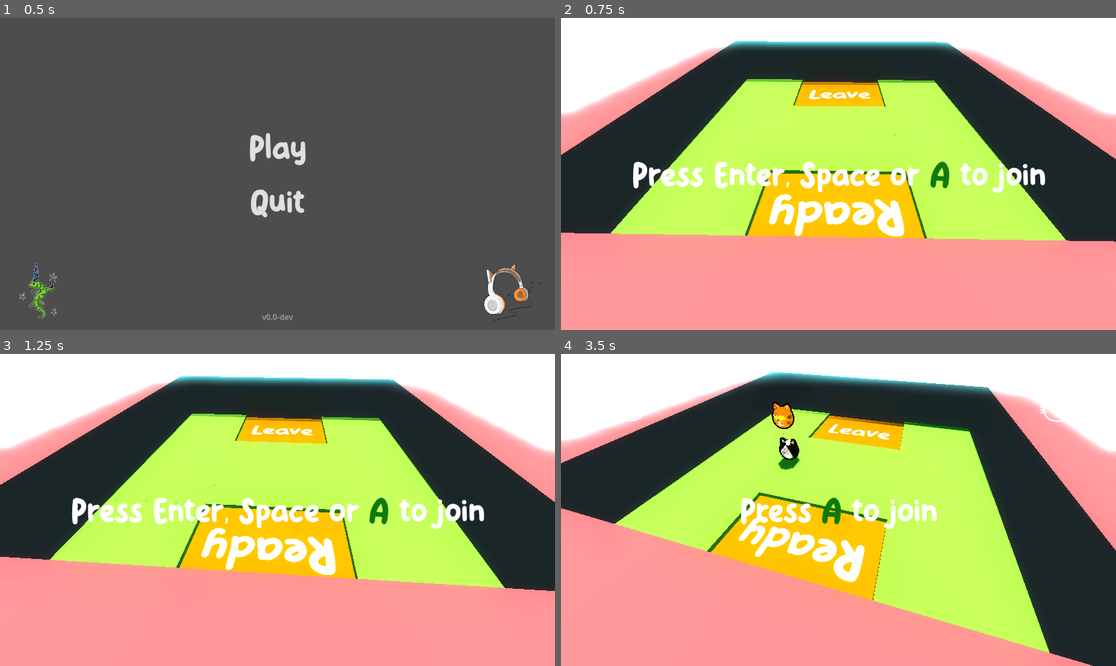
Above: before the commit, frames 1-4 (two rows, left to right).
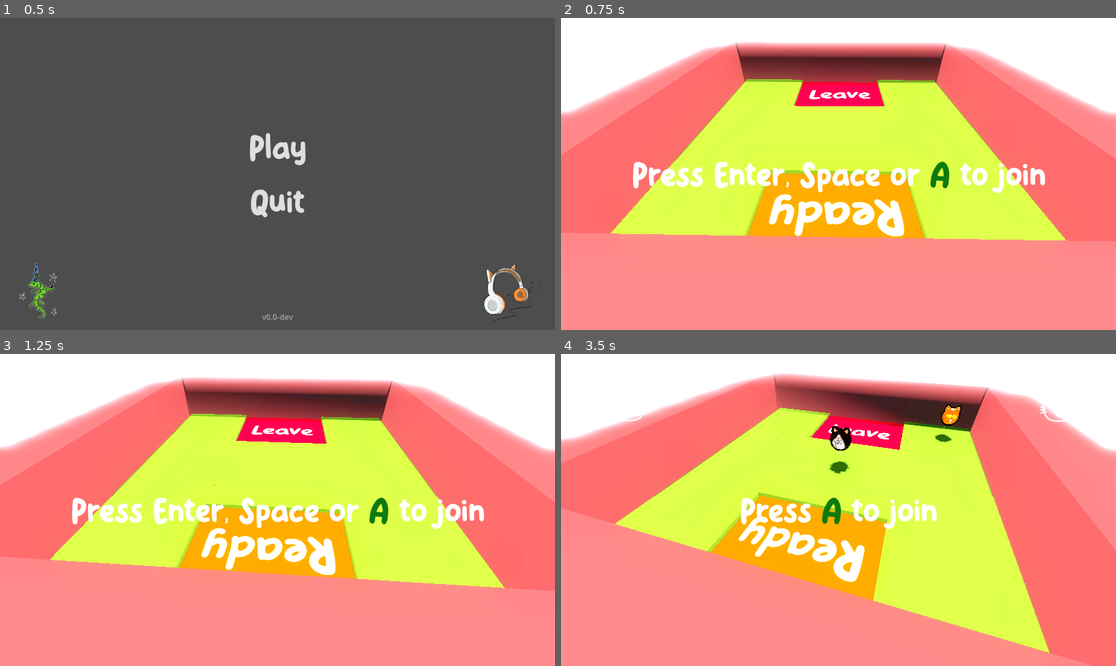
Above: after the commit, the same moments.

Repository: HedgeLizards/ggj24
Game: Godot game, scene res://scenes/start.tscn
Same seed, same stepped clock (60 frames per second), same inputs: the game is played once before the commit and once after it. Sound files missing from this copy of the repository are replaced by a short silence.
Inputs (mouse positions are in pixels of both pictures, inside the frame that each line leads up to):
- Up to frame 1 (0.5 s): no input
- Up to frame 2 (0.75 s): click "Play" at 0.5 s
- Up to frame 3 (1.25 s): no input
- Up to frame 4 (3.5 s): tap Enter (join_1) at 1.25, 2.1 s; move the mouse to (960, 494) at 1.27 s; tap Space (join_0) at 1.35 s; move the mouse to (727, 525) at 2.02 s; move the mouse to (894, 441) at 2.77 s; tap M at 2.85 s

Frame 1 is identical in both runs. In frame 2, 34% of the frame differs, in the area x 0-100%, y 7-72%; in frame 3, 34%; in frame 4, 39%, in the area x 0-100%, y 5-100%.

Commit message:
Textures

Diff:
--- /dev/null
+++ b/art/Textures/Levelcolors/ground.tres
@@ -0,0 +1,6 @@
+[gd_resource type="StandardMaterial3D" format=3 uid="uid://b4rkfiuoff2m5"]
+
+[resource]
+diffuse_mode = 3
+specular_mode = 1
+albedo_color = Color(0.513115, 0.533138, 0.216995, 1)
--- /dev/null
+++ b/art/Textures/Levelcolors/select.tres
@@ -0,0 +1,11 @@
+[gd_resource type="QuadMesh" load_steps=2 format=3 uid="uid://d3mtsfy8brl2c"]
+
+[sub_resource type="StandardMaterial3D" id="StandardMaterial3D_qgh0g"]
+diffuse_mode = 3
+specular_mode = 1
+albedo_color = Color(0.784314, 0.34902, 0, 1)
+
+[resource]
+material = SubResource("StandardMaterial3D_qgh0g")
+size = Vector2(32, 32)
+orientation = 1
--- /dev/null
+++ b/art/Textures/Levelcolors/wall.tres
@@ -0,0 +1,6 @@
+[gd_resource type="StandardMaterial3D" format=3 uid="uid://csf5w5n6wn7f"]
+
+[resource]
+diffuse_mode = 3
+specular_mode = 1
+albedo_color = Color(0.690196, 0.309804, 0.309804, 1)
--- /dev/null
+++ b/art/Textures/Levelcolors/wood.tres
@@ -0,0 +1,6 @@
+[gd_resource type="StandardMaterial3D" format=3 uid="uid://df7bxhyrup31q"]
+
+[resource]
+diffuse_mode = 3
+specular_mode = 1
+albedo_color = Color(0.6, 0.2818, 0.084, 1)
--- a/art/Textures/water.tres
+++ b/art/Textures/water.tres
@@ -2,5 +2,7 @@
 
 [resource]
 cull_mode = 2
+diffuse_mode = 3
+specular_mode = 1
 albedo_color = Color(0.207843, 0.54902, 1, 1)
 use_particle_trails = true
--- a/scenes/catnip_box.tscn
+++ b/scenes/catnip_box.tscn
@@ -9,9 +9,12 @@
 size = Vector3(4, 4, 4)
 
 [sub_resource type="StandardMaterial3D" id="StandardMaterial3D_ai2xm"]
+diffuse_mode = 3
+specular_mode = 1
 albedo_texture = ExtResource("2_t67nh")
 
 [sub_resource type="BoxMesh" id="BoxMesh_linu2"]
+lightmap_size_hint = Vector2i(44, 66)
 material = SubResource("StandardMaterial3D_ai2xm")
 size = Vector3(4, 4, 4)
 subdivide_width = 2
--- a/scenes/ground.tscn
+++ b/scenes/ground.tscn
@@ -1,12 +1,12 @@
 [gd_scene load_steps=4 format=3 uid="uid://bulwrisqfjkqe"]
 
-[ext_resource type="Material" uid="uid://dganwa628yu2f" path="res://art/Textures/ground.tres" id="1_sjyhg"]
+[ext_resource type="Material" uid="uid://b4rkfiuoff2m5" path="res://art/Textures/Levelcolors/ground.tres" id="1_xuga0"]
 
 [sub_resource type="BoxShape3D" id="BoxShape3D_bucuf"]
 size = Vector3(16, 8, 16)
 
 [sub_resource type="BoxMesh" id="BoxMesh_4ntsr"]
-material = ExtResource("1_sjyhg")
+material = ExtResource("1_xuga0")
 size = Vector3(16, 8, 16)
 
 [node name="Ground" type="StaticBody3D"]
--- a/scenes/levels/lobby.tscn
+++ b/scenes/levels/lobby.tscn
@@ -1,26 +1,19 @@
-[gd_scene load_steps=11 format=3 uid="uid://cie6lckxrpqvu"]
+[gd_scene load_steps=10 format=3 uid="uid://cie6lckxrpqvu"]
 
 [ext_resource type="PackedScene" uid="uid://bulwrisqfjkqe" path="res://scenes/ground.tscn" id="1_fuhqo"]
 [ext_resource type="Script" path="res://code/lobby.gd" id="1_uqge3"]
+[ext_resource type="QuadMesh" uid="uid://d3mtsfy8brl2c" path="res://art/Textures/Levelcolors/select.tres" id="2_f7twx"]
 [ext_resource type="PackedScene" uid="uid://cnv26p3l18vqd" path="res://scenes/wall.tscn" id="2_smbfl"]
 [ext_resource type="FontFile" uid="uid://d322quqpvquoi" path="res://fonts/KiddosyfreeRegular-GOEag.otf" id="3_bxpwo"]
 
 [sub_resource type="BoxShape3D" id="BoxShape3D_fy3gt"]
 size = Vector3(32, 2, 32)
 
-[sub_resource type="StandardMaterial3D" id="StandardMaterial3D_qgh0g"]
-albedo_color = Color(0.752941, 0.376471, 0, 1)
-
-[sub_resource type="QuadMesh" id="QuadMesh_7pwrj"]
-material = SubResource("StandardMaterial3D_qgh0g")
-size = Vector2(32, 32)
-orientation = 1
-
 [sub_resource type="BoxShape3D" id="BoxShape3D_b26vh"]
 size = Vector3(32, 1, 32)
 
 [sub_resource type="StandardMaterial3D" id="StandardMaterial3D_ypoh0"]
-albedo_color = Color(0.768627, 0.360784, 0, 1)
+albedo_color = Color(0.921569, 0, 0.2, 1)
 
 [sub_resource type="QuadMesh" id="QuadMesh_pdgjw"]
 material = SubResource("StandardMaterial3D_ypoh0")
@@ -33,22 +26,25 @@
 [node name="Spawns" type="Node3D" parent="."]
 
 [node name="Node3D" type="Node3D" parent="Spawns"]
-transform = Transform3D(1, 0, 0, 0, 1, 0, 0, 0, 1, -25, 5, 0)
+transform = Transform3D(1, 0, 0, 0, 1, 0, 0, 0, 1, 25, 5, 0)
 
 [node name="Node3D2" type="Node3D" parent="Spawns"]
-transform = Transform3D(1, 0, 0, 0, 1, 0, 0, 0, 1, -15, 5, 0)
+transform = Transform3D(1, 0, 0, 0, 1, 0, 0, 0, 1, -30, 5, 0)
 
 [node name="Node3D3" type="Node3D" parent="Spawns"]
-transform = Transform3D(1, 0, 0, 0, 1, 0, 0, 0, 1, -5, 5, 0)
+transform = Transform3D(1, 0, 0, 0, 1, 0, 0, 0, 1, 30, 5, 30)
 
 [node name="Node3D4" type="Node3D" parent="Spawns"]
-transform = Transform3D(1, 0, 0, 0, 1, 0, 0, 0, 1, 5, 5, 0)
+transform = Transform3D(1, 0, 0, 0, 1, 0, 0, 0, 1, 0, 5, -2)
 
 [node name="Node3D5" type="Node3D" parent="Spawns"]
-transform = Transform3D(1, 0, 0, 0, 1, 0, 0, 0, 1, 15, 5, 0)
+transform = Transform3D(1, 0, 0, 0, 1, 0, 0, 0, 1, -33, 5, 30)
 
 [node name="Node3D6" type="Node3D" parent="Spawns"]
-transform = Transform3D(1, 0, 0, 0, 1, 0, 0, 0, 1, 25, 5, 0)
+transform = Transform3D(1, 0, 0, 0, 1, 0, 0, 0, 1, 30, 5, -30)
+
+[node name="Node3D7" type="Node3D" parent="Spawns"]
+transform = Transform3D(1, 0, 0, 0, 1, 0, 0, 0, 1, -30, 10, -30)
 
 [node name="Ready" type="Node3D" parent="."]
 transform = Transform3D(1, 0, 0, 0, 1, 0, 0, 0, 1, 0, 0, 32)
@@ -60,7 +56,7 @@
 
 [node name="MeshInstance3D" type="MeshInstance3D" parent="Ready/StaticBody3D"]
 transform = Transform3D(1, 0, 0, 0, 1, 0, 0, 0, 1, 0, 1, 0)
-mesh = SubResource("QuadMesh_7pwrj")
+mesh = ExtResource("2_f7twx")
 
 [node name="ReadyArea" type="Area3D" parent="Ready"]
 unique_name_in_owner = true
--- a/scenes/levels/pushover.tscn
+++ b/scenes/levels/pushover.tscn
@@ -1,10 +1,12 @@
-[gd_scene load_steps=6 format=3 uid="uid://l4t55lom072n"]
+[gd_scene load_steps=7 format=3 uid="uid://de3s87m178ass"]
 
 [ext_resource type="Script" path="res://code/pushover.gd" id="1_5wdy3"]
 [ext_resource type="PackedScene" uid="uid://bulwrisqfjkqe" path="res://scenes/ground.tscn" id="1_cctgv"]
 [ext_resource type="PackedScene" uid="uid://dwksqbyxtxf10" path="res://scenes/water.tscn" id="2_pxibe"]
+[ext_resource type="Material" uid="uid://csf5w5n6wn7f" path="res://art/Textures/Levelcolors/wall.tres" id="3_p4co8"]
 
 [sub_resource type="BoxMesh" id="BoxMesh_1abqq"]
+material = ExtResource("3_p4co8")
 size = Vector3(29, 12, 2)
 
 [sub_resource type="BoxShape3D" id="BoxShape3D_s2qhb"]
--- a/scenes/main.tscn
+++ b/scenes/main.tscn
@@ -12,13 +12,14 @@
 
 [sub_resource type="Environment" id="Environment_n3do1"]
 background_mode = 1
-background_color = Color(0.247059, 0.643137, 0.666667, 1)
+background_color = Color(0.368627, 0.615686, 0.639216, 1)
 ambient_light_color = Color(0.760784, 0.760784, 0.760784, 1)
 ambient_light_energy = 0.0
 ssao_enabled = true
-ssao_radius = 1.17
+ssao_radius = 2.26
 ssao_intensity = 6.88
 ssil_enabled = true
+ssil_radius = 7.52
 glow_enabled = true
 glow_normalized = true
 glow_intensity = 2.19
@@ -28,7 +29,7 @@
 volumetric_fog_length = 10.0
 adjustment_enabled = true
 adjustment_contrast = 1.2
-adjustment_saturation = 1.17
+adjustment_saturation = 1.2
 
 [sub_resource type="BoxShape3D" id="BoxShape3D_73ekn"]
 size = Vector3(256, 256, 256)
--- a/scenes/pillar.tscn
+++ b/scenes/pillar.tscn
@@ -1,14 +1,13 @@
-[gd_scene load_steps=4 format=3 uid="uid://5n6fvvtgnffv"]
+[gd_scene load_steps=4 format=3 uid="uid://dvahmc5hdqeft"]
+
+[ext_resource type="Material" uid="uid://df7bxhyrup31q" path="res://art/Textures/Levelcolors/wood.tres" id="1_8unhy"]
 
 [sub_resource type="CylinderShape3D" id="CylinderShape3D_mkld0"]
 height = 16.0
 radius = 1.0
 
-[sub_resource type="StandardMaterial3D" id="StandardMaterial3D_gffsh"]
-albedo_color = Color(0.6, 0.2818, 0.084, 1)
-
 [sub_resource type="CylinderMesh" id="CylinderMesh_oj64s"]
-material = SubResource("StandardMaterial3D_gffsh")
+material = ExtResource("1_8unhy")
 top_radius = 1.0
 bottom_radius = 1.0
 height = 16.0
--- a/scenes/wall.tscn
+++ b/scenes/wall.tscn
@@ -1,13 +1,12 @@
 [gd_scene load_steps=4 format=3 uid="uid://cnv26p3l18vqd"]
+
+[ext_resource type="Material" uid="uid://csf5w5n6wn7f" path="res://art/Textures/Levelcolors/wall.tres" id="1_kd4p2"]
 
 [sub_resource type="BoxShape3D" id="BoxShape3D_yv6ym"]
 size = Vector3(96, 256, 16)
 
-[sub_resource type="StandardMaterial3D" id="StandardMaterial3D_m6i87"]
-albedo_color = Color(0.690196, 0.309804, 0.309804, 1)
-
 [sub_resource type="BoxMesh" id="BoxMesh_xn01f"]
-material = SubResource("StandardMaterial3D_m6i87")
+material = ExtResource("1_kd4p2")
 size = Vector3(96, 32, 16)
 
 [node name="Wall" type="StaticBody3D"]
Not shown: 1 places in scenes/catnip_box.tscn that only renumber resources
Not shown: 1 places in scenes/levels/cataloguenip.tscn that only renumber resources
